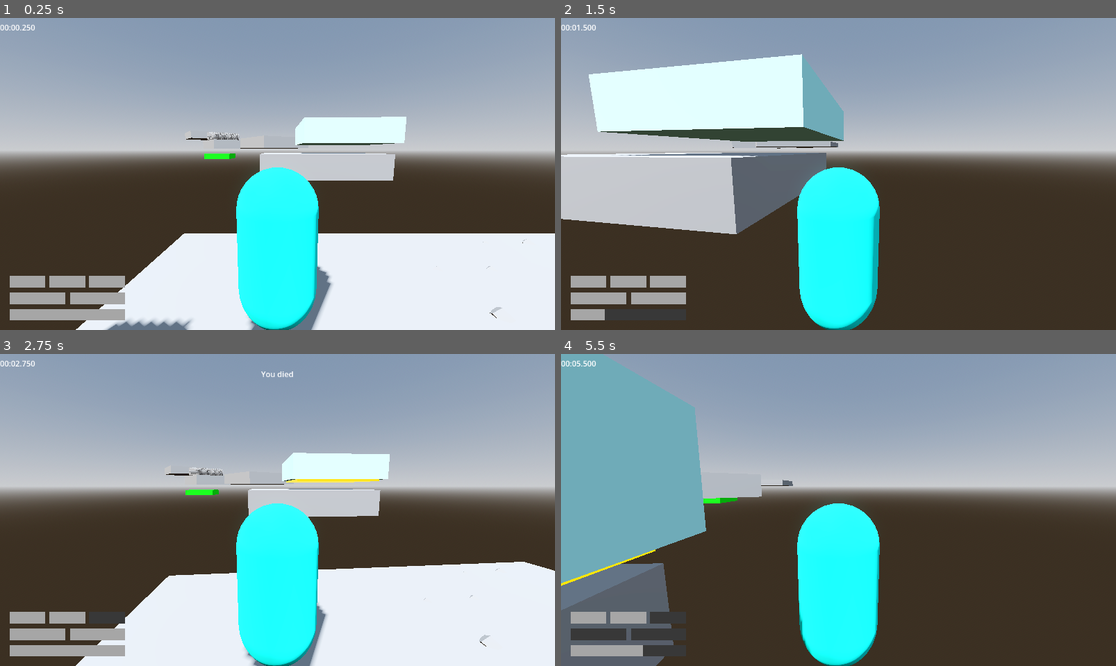
Above: before the commit, frames 1-4 (two rows, left to right).
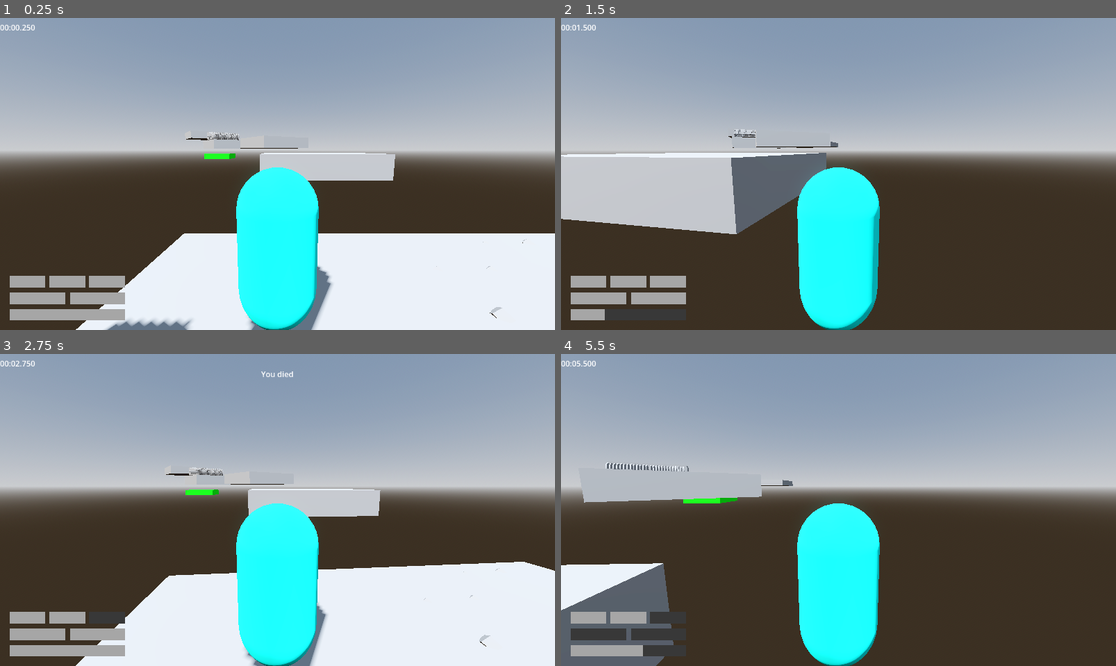
Above: after the commit, the same moments.

Repository: jpvds1/DDJD
Game: Godot game, scene res://scenes/levels/level_1.tscn
The game is run twice, just before and just after one commit, with the same random seed, the same clock (stepped at 60 frames per second) and the same inputs.
Inputs (mouse positions are in pixels of both pictures, inside the frame that each line leads up to):
- Up to frame 1 (0.25 s): no input
- Up to frame 2 (1.5 s): tap Enter at 0.5 s; move the mouse to (866, 174) at 0.52 s; hold W (move_forwards) from 0.53 s (still down); tap Q (dash) at 0.6 s; tap Space (jump) at 0.77 s; move the mouse to (810, 174) at 1.27 s; tap Shift (sprint) at 1.35 s
- Up to frame 3 (2.75 s): keep holding W (move_forwards); tap Space (jump) at 1.52 s; move the mouse to (288, 503) at 2.02 s; tap Q (dash) at 2.1 s
- Up to frame 4 (5.5 s): keep holding W (move_forwards); move the mouse to (832, 516) at 2.77 s; tap Shift (sprint) at 2.85, 4.35 s; tap Space (jump) at 3.02, 3.77, 4.52 s; move the mouse to (877, 513) at 3.52 s; tap Q (dash) at 3.6, 5.1 s; move the mouse to (794, 506) at 4.27 s; move the mouse to (844, 510) at 5.02 s

The runs differ from the first frame. In frame 1, 1.7% of the frame differs, in the area x 53-74%, y 31-44%; in frame 2, 10%; in frame 3, 1.8%; in frame 4, 16%, in the area x 0-46%, y 0-97%.

Commit message:
level_1 cleanup

Diff:
--- a/platformer-game/scenes/levels/level_1.tscn
+++ b/platformer-game/scenes/levels/level_1.tscn
@@ -9,7 +9,6 @@
 [ext_resource type="PackedScene" uid="uid://csjbg210nkp6l" path="res://scenes/building_materials/saw_group.tscn" id="7_oc4kc"]
 [ext_resource type="PackedScene" uid="uid://cyw8iqn0l8uak" path="res://scenes/building_materials/spike_trap.tscn" id="8_s8va5"]
 [ext_resource type="PackedScene" uid="uid://rtexe01uxxw6" path="res://scenes/building_materials/laser.tscn" id="9_dga24"]
-[ext_resource type="PackedScene" uid="uid://bgcnbok4d001r" path="res://scenes/levels/lava.tscn" id="10_qxy0u"]
 
 [sub_resource type="ProceduralSkyMaterial" id="ProceduralSkyMaterial_64t6i"]
 sky_horizon_color = Color(0.66224277, 0.6717428, 0.6867428, 1)
@@ -114,9 +113,6 @@
 [node name="Hitbox" parent="Laser" index="1" unique_id=1352457121]
 transform = Transform3D(1.006, 0, 0, 0, 1.006, 0, 0, 0, 4.75, 0, 0, 0)
 
-[node name="Lava" parent="." unique_id=273928513 instance=ExtResource("10_qxy0u")]
-transform = Transform3D(1, 0, 0, 0, 1, 0, 0, 0, 1, -3.0610962, 3, 7.2913866)
-
 [editable path="Killzone"]
 [editable path="Laser"]
 [editable path="Laser/Hitbox/Killzone"]
Renamed: platformer-game/scenes/levels/lava.tscn -> platformer-game/scenes/building_materials/lava.tscn
